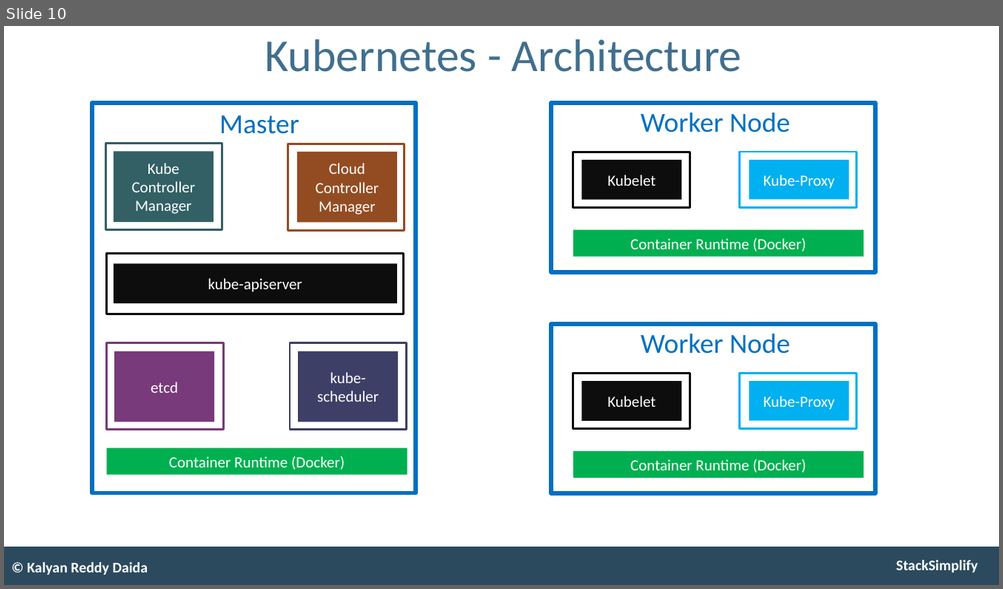
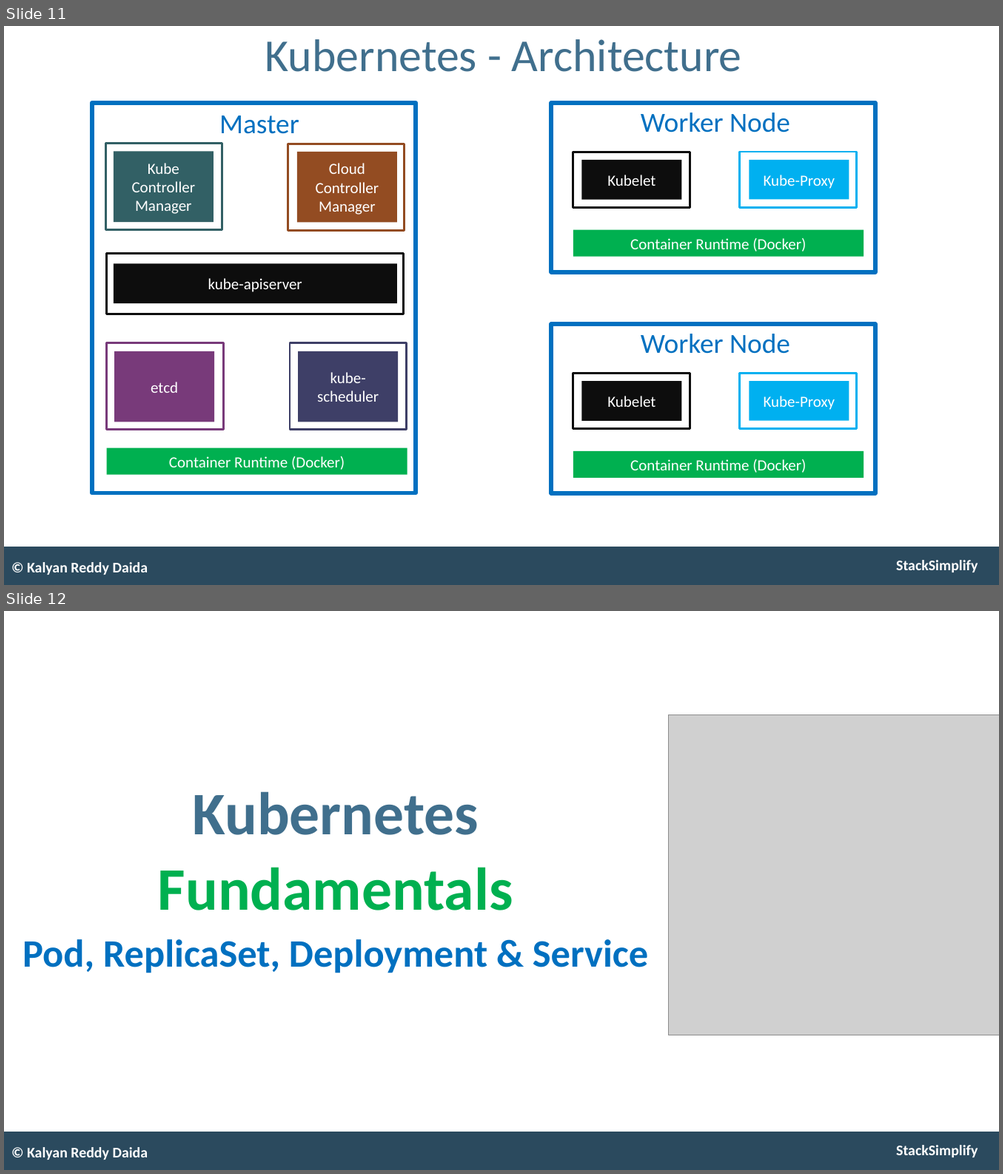
Before and after one commit to stacksimplify/aws-eks-kubernetes-masterclass, a slide deck: presentation/AWS-Fargate-and-EKS-Masterclass.pptx. Shown one above the other, each under a label of ours: slide 10 before the commit, slides 11 and 12 after it. The pictures are 1003x589 and 1003x1174 pixels, drawn with LibreOffice and Linux fonts; fonts in the diff are those of the drawing; grey boxes stand for pictures. Boxes give left, top, right and bottom in pixels: in the first picture for what was removed or moved away, otherwise in the second. Text is boxed around its words. In the diff, an @@ line names an element or a change of style, - is before the commit and + after.

```diff
--- a/presentation/AWS-Fargate-and-EKS-Masterclass.pptx
+++ b/presentation/AWS-Fargate-and-EKS-Masterclass.pptx
@@ slide 12 added at (4,611,999,1170), background #FFFFFF; not listed: 2 template elements that a slide beside it also shows @@
@@ picture added at (669,715,999,1036) @@
@@ text added at (22,792,648,974), 45 pt, text #0070C0, bold @@
+Kubernetes
+Fundamentals
+Pod, ReplicaSet, Deployment & Service
@@ text added at (27,1147,148,1160), 17 pt, text #FFFFFF, bold @@
+© Kalyan Reddy Daida
@@ what was slide 10 is now slide 11 @@
```
Also in this commit, not shown: 1 slide changed, 26 other slides added.
